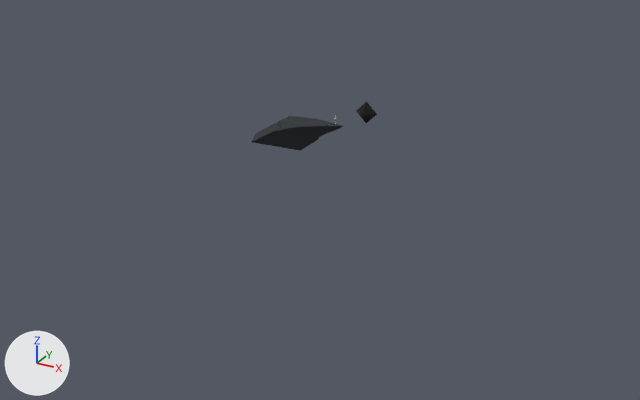
A saved change to the COLLADA model source/resource/obj/cliff.dae.
Before and after are seen from a camera (50 mm lens) standing at (217.0, -413.0, 159.0) and looking at (-15.0, 10.0, -52.0). Arrows for +X, +Y and +Z are at lower left; the lights stay in place. Where no turn or scale is listed for an object, it has been applied to the vertices. Vertices at the same position are counted once.

The older version as bpy lines, for what is in view:
```python
me_cliff = bpy.data.meshes.new('Cliff')
me_cliff.from_pydata(...)  # 41 vertices, 77 faces; spans x -19.5..35.8, y -12.8..7.6, z -16.3..3.4
me_cliff.materials.append(mat_cliff)  # black #292e30
me_diamond = bpy.data.meshes.new('Diamond')
me_diamond.from_pydata([(-6.31, 0.0, 0.0), (0.0, -6.31, 0.0), (6.31, 0.0, 0.0), (0.0, 6.31, 0.0), (0.0, 0.0, 6.31), (0.0, 0.0, -6.31)], [], [(0, 1, 4), (1, 2, 4), (2, 3, 4), (3, 0, 4), (1, 0, 5), (2, 1, 5), (3, 2, 5), (0, 3, 5)])
me_diamond.materials.append(mat_diamond)  # black #000000
ob_cliff = bpy.data.objects.new('Cliff', me_cliff)
ob_cliff.location = (-30.9, 0.1, -2.9)
ob_diamond = bpy.data.objects.new('Diamond', me_diamond)
ob_diamond.location = (18.5, 0.4, 10.0)
```
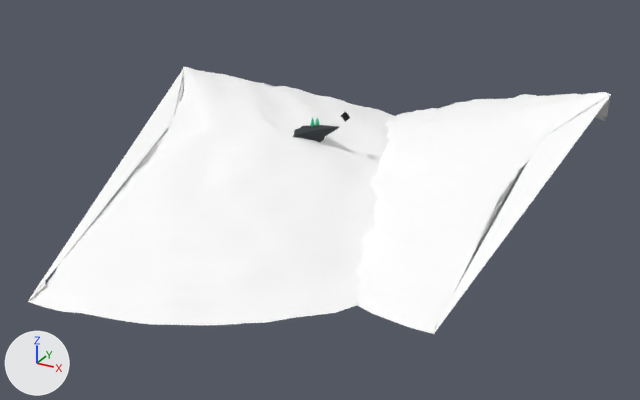
Where the newer file only moved an object's origin or applied its transform, the numbers keep the older frame.

Boxes [x1, y1, x2, y2] around the edits, measured in the pictures (640 x 400 px):
'MountainLeft.1', added: after [28, 67, 506, 325]
'MountainLeft', added: after [355, 92, 611, 334]
'Cliff', mesh turned: before [251, 116, 343, 151]; after [293, 125, 339, 142]
'Diamond', mesh rescaled, moved: before [356, 101, 377, 123]; after [341, 111, 350, 122]

The edits, one by one:
Material 'Snow' (mat_snow) is new.
Its base color is (1.0, 1.0, 1.0) (white #ffffff).
Its roughness is 0.9.
me_cliff has 41 vertices, 77 faces and spans x -19.5..35.8, y -12.8..7.6, z -16.3..3.4.
me_cliff is used by ob_cliff; location (-30.9, 0.1, -2.9).
me_cliff part 1: the whole mesh is turned -8.3 degrees about the y axis through its middle and scaled by 0.699, then moved by (7.2, 0.8, -0.6).
me_diamond has 6 vertices, 8 faces and spans x -6.31..6.31, y -6.31..6.31, z -6.31..6.31.
me_diamond is used by ob_diamond; location (18.5, 0.4, 10.0).
me_diamond part 2: the whole mesh is scaled about its middle by 0.476.
Mesh me_mountainleft is new.
It has 2703 vertices, 5098 faces and spans x -170.0..32.0, y -170.0..171.0, z -37.0..36.0.
It uses material mat_snow (white #ffffff).
Mesh me_mountainleft_1 is new.
It has 2703 vertices, 5098 faces and spans x -26.0..170.0, y -170.0..171.0, z -37.0..36.0.
It uses material mat_snow (white #ffffff).
Object 'Diamond' (ob_diamond) moves from (18.5, 0.4, 10.0) to (5.8, 0.4, 5.7).
Object 'MountainLeft' (ob_mountainleft) is new; it shows me_mountainleft.
Its location is (99.6, 76.0, -17.1).
Object 'MountainLeft.1' (ob_mountainleft_1) is new; it shows me_mountainleft_1.
Its location is (-78.7, 10.1, -17.1).
